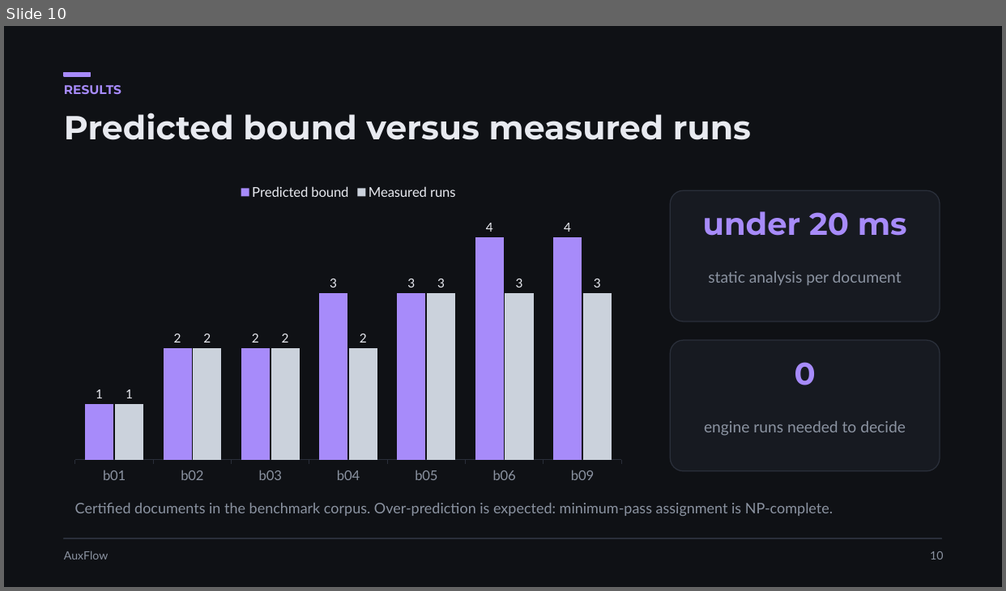
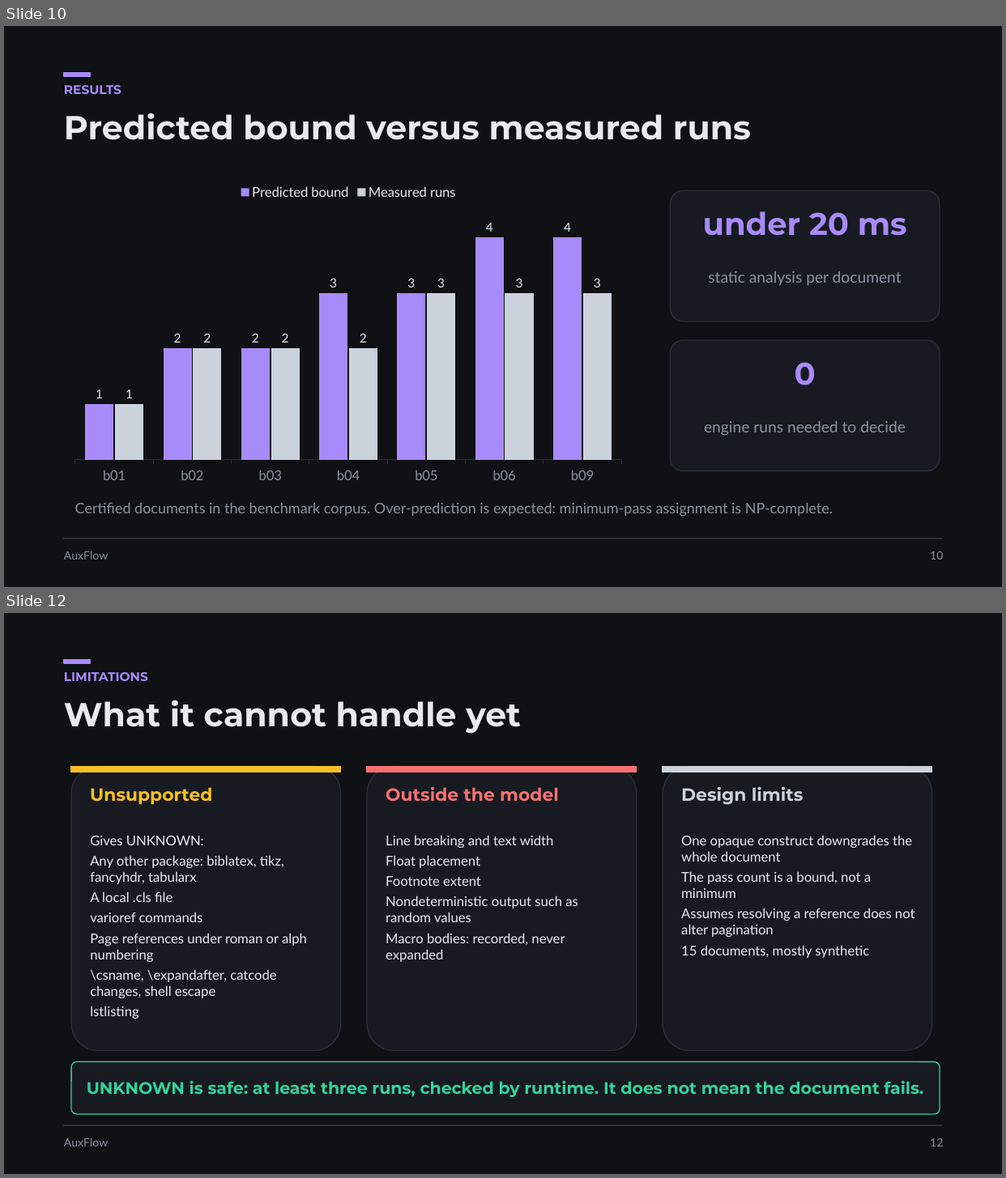
Before and after one commit to upayanmazumder/auxflow, a slide deck: docs/reviews/downloads/AuxFlow-overview.pptx. Shown one above the other, each under a label of ours: slide 10 before the commit, slides 10 and 12 after it; the slides between them are not shown. The pictures are 1006x591 and 1006x1178 pixels, drawn with LibreOffice and Linux fonts; fonts in the diff are those of the drawing. Boxes give left, top, right and bottom in pixels: in the first picture for what was removed or moved away, otherwise in the second. Text is boxed around its words. In the diff, an @@ line names an element or a change of style, - is before the commit and + after.

```diff
--- a/docs/reviews/downloads/AuxFlow-overview.pptx
+++ b/docs/reviews/downloads/AuxFlow-overview.pptx
@@ slide 12 added at [4,613,1002,1174], background #0F1115 @@
@@ rectangle added at [64,659,90,663], fill #A78BFA, outline #A78BFA 1 pt @@
@@ text added at [64,672,148,681], 12 pt, text #A78BFA, bold @@
+LIMITATIONS
@@ title added at [64,700,521,734], 32 pt, text #E8EAF0, bold @@
+What it cannot handle yet
@@ rounded rectangle added at [71,766,341,1051], fill #171A21, outline #2A2F3A 1 pt @@
@@ rectangle added at [71,766,341,773], fill #FBBF24, outline #FBBF24 1 pt @@
@@ rounded rectangle added at [367,766,637,1051], fill #171A21, outline #2A2F3A 1 pt @@
@@ rectangle added at [367,766,637,773], fill #F87171, outline #F87171 1 pt @@
@@ rounded rectangle added at [663,766,932,1051], fill #171A21, outline #2A2F3A 1 pt @@
@@ rectangle added at [663,766,932,773], fill #CBD2DC, outline #CBD2DC 1 pt @@
@@ text added at [90,787,212,805], 17 pt, text #FBBF24, bold @@
+Unsupported
@@ text added at [386,787,559,802], 17 pt, text #F87171, bold @@
+Outside the model
@@ text added at [681,787,803,805], 17 pt, text #CBD2DC, bold @@
+Design limits
@@ text added at [90,836,307,1019], 13 pt, text #E8EAF0 @@
+Gives UNKNOWN:
+Any other package: biblatex, tikz, fancyhdr, tabularx
+A local .cls file
+varioref commands
+Page references under roman or alph numbering
+\csname, \expandafter, catcode changes, shell escape
+lstlisting
@@ text added at [386,835,578,962], 13 pt, text #E8EAF0 @@
+Line breaking and text width
+Float placement
+Footnote extent
+Nondeterministic output such as random values
+Macro bodies: recorded, never expanded
@@ text added at [681,835,915,958], 13 pt, text #E8EAF0 @@
+One opaque construct downgrades the whole document
+The pass count is a bound, not a minimum
+Assumes resolving a reference does not alter pagination
+15 documents, mostly synthetic
@@ rounded rectangle added at [71,1063,940,1114], fill #171A21, outline #34D399 1 pt @@
@@ text added at [87,1081,923,1097], 16 pt, text #34D399, bold @@
+UNKNOWN is safe: at least three runs, checked by runtime. It does not mean the document fails.
@@ rectangle added at [64,1126,942,1127], fill #2A2F3A, outline #2A2F3A 1 pt @@
@@ text added at [64,1138,108,1147], 11 pt, text #8B93A1 @@
+AuxFlow
@@ text added at [930,1139,943,1147], 11 pt, text #8B93A1 @@
+12
```
Also in this commit, not shown: 3 slides changed, 1 other slide added, 1 slide removed.
